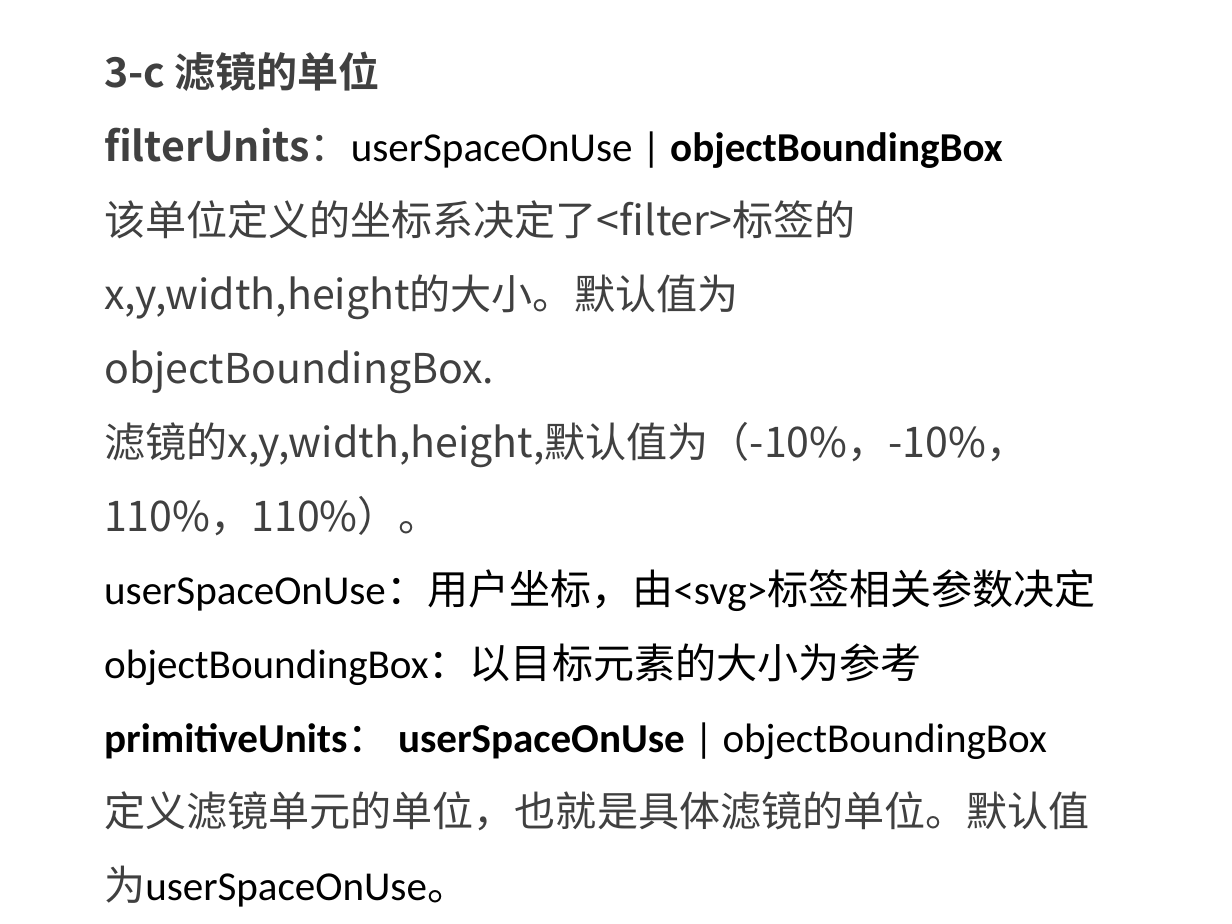
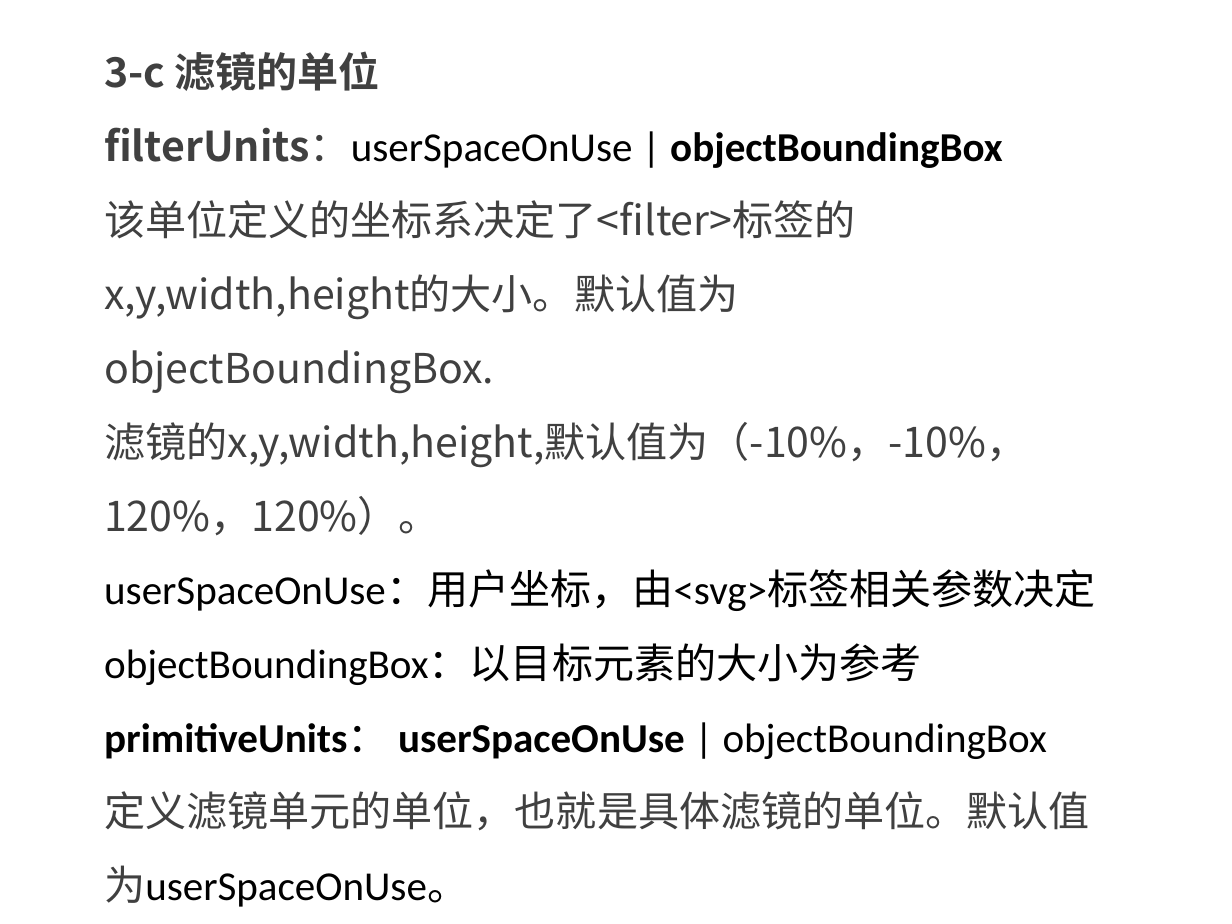
Before and after one commit to kong66/webAni, a slide deck: slide 6 of 13-svg-filter1/svg-filter-1.pptx. Drawn at 1232x924 pixels with LibreOffice and Linux fonts; fonts in the diff are those of the drawing. Boxes give left, top, right and bottom in pixels: in the first picture for what was removed or moved away, otherwise in the second. Text is boxed around its words. In the diff, an @@ line names an element or a change of style, - is before the commit and + after.

```diff
--- a/13-svg-filter1/svg-filter-1.pptx
+++ b/13-svg-filter1/svg-filter-1.pptx
@@ text at (104, 422, 1027, 535): text changed @@
-滤镜的x,y,width,height,默认值为（-10%，-10%，110%，110%）。
+滤镜的x,y,width,height,默认值为（-10%，-10%，120%，120%）。
```
Also in this commit, not shown: 5 other slides changed, 17 slides added, 5 slides removed, 26 other files.
